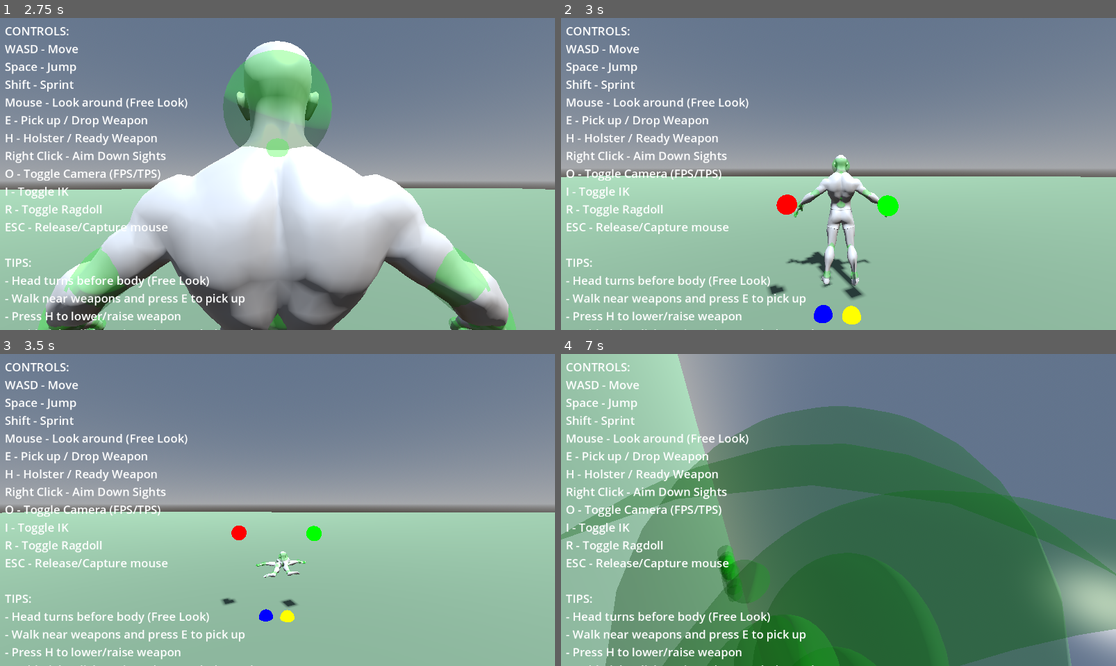
Above: before the commit, frames 1-4 (two rows, left to right).
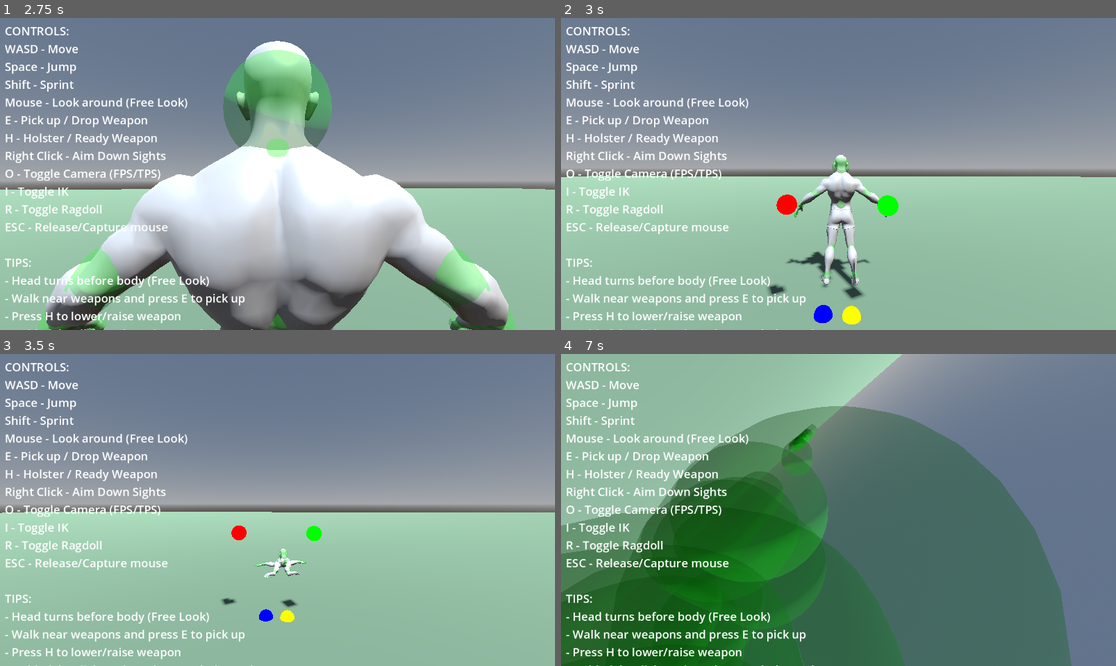
Above: after the commit, the same moments.

Repository: lmf-git/fpsikanimragdoll
Game: Godot game, scene res://world.tscn
Two runs of this game, one before a commit and one after it. Both use one fixed random seed, a clock stepped at 60 frames per second and the inputs below.
Inputs (mouse positions are in pixels of both pictures, inside the frame that each line leads up to):
- Up to frame 1 (2.75 s): tap Enter at 0.5 s; move the mouse to (305, 174) at 0.52 s; hold Shift (sprint) 0.53-1.28 s; hold W (move_forward) from 0.53 s (still down); click (305, 174) at 0.67 s; tap Space (jump) at 0.77, 1.52 s; move the mouse to (249, 174) at 1.27 s; tap O (toggle_camera) at 1.35 s; move the mouse to (288, 167) at 2.02 s; hold I (toggle_ik) from 2.03 s (still down)
- Up to frame 2 (3 s): keep holding W (move_forward); move the mouse to (832, 180) at 2.77 s; release I (toggle_ik) at 2.78 s; tap R (toggle_ragdoll) at 2.85 s; click (832, 180) at 2.92 s
- Up to frame 3 (3.5 s): keep holding W (move_forward); tap Space (jump) at 3.02 s
- Up to frame 4 (7 s): move the mouse to (877, 513) at 3.52 s; tap E at 3.6 s; tap Space (jump) at 3.77, 4.52, 5.75, 6.02, 6.77 s; move the mouse to (794, 506) at 4.27 s; tap H at 4.35 s; move the mouse to (844, 510) at 5.02 s; hold Shift (sprint) 5.03-5.78 s; click (844, 510) at 5.17 s; move the mouse to (816, 503) at 5.77 s; release W (move_forward) at 5.78 s; hold D (move_right) 5.78-6.53 s; tap O (toggle_camera) at 5.85 s; move the mouse to (866, 510) at 6.52 s; hold W (move_forward) from 6.53 s (still down); hold I (toggle_ik) from 6.53 s (still down)

Frame 1 is identical in both runs. In frame 2, less than 0.1% of the frame differs, in the area x 47-56%, y 44-86%; in frame 3, 0.2%; in frame 4, 60%, in the area x 0-100%, y 0-100%.

Commit message:
Redesign weapon positioning and tighten ragdoll constraints
Major changes:
- Weapon positioning now hand-based instead of camera-based
  - Right hand IK target positioned relative to camera
  - Weapon follows right hand bone position (not camera directly)
  - Eliminates camera → weapon → hand feedback loop

- Left hand IK only for two-handed weapons
  - Pistols: left hand uses idle animation (IK disabled)
  - Rifles: left hand IK targets foregrip (two-handed grip)

- Tightened ragdoll joint limits to prevent spinning
  - Upper legs: 3° → 0.5° swing, 0.5° → 0° twist
  - Feet/ankles: 30° → 5° swing (hinge joints)
  - Added feet and upper legs to maximum constraint enforcement
  - Added feet and upper legs to maximum damping (1.0 linear/angular)

- Fixed variable shadowing warnings
  - Renamed local variables in ragdoll attachment functions

Diff:
--- a/character_controller.gd
+++ b/character_controller.gd
@@ -389,11 +389,11 @@
 			damping = 1.0
 			bias = 1.0
 		elif bone_suffix in ["Upper_Leg", "L_Upper_Leg", "R_Upper_Leg"]:
-			# Upper legs - very restricted hip
-			swing_limit = deg_to_rad(3)
-			twist_limit = deg_to_rad(0.5)
-			damping = 0.98
-			bias = 0.98
+			# Upper legs - EXTREMELY restricted hip to prevent body spinning
+			swing_limit = deg_to_rad(0.5)  # Almost locked
+			twist_limit = deg_to_rad(0)    # No twist at all
+			damping = 1.0
+			bias = 1.0
 		elif bone_suffix in ["Lower_Leg", "L_Lower_Leg", "R_Lower_Leg"]:
 			# HINGE: Lower legs (knees) - one direction only
 			# For hinge joints, only swing matters
@@ -402,11 +402,11 @@
 			damping = 0.95
 			bias = 0.95
 		elif bone_suffix in ["Foot", "L_Foot", "R_Foot"]:
-			# HINGE: Feet/ankles - only bend up/down realistically
-			swing_limit = deg_to_rad(30)  # Can flex up and down
-			twist_limit = deg_to_rad(0)   # No twist on hinge
-			damping = 0.95
-			bias = 0.95
+			# HINGE: Feet/ankles - VERY tight to prevent body rotation
+			swing_limit = deg_to_rad(5)  # Minimal flex only
+			twist_limit = deg_to_rad(0)  # No twist on hinge
+			damping = 1.0
+			bias = 1.0
 		elif bone_suffix in ["Toes", "L_Toes", "R_Toes"]:
 			# Toes - almost locked
 			swing_limit = deg_to_rad(1)
@@ -450,8 +450,8 @@
 			physical_bone.set("joint_constraints/twist_span", twist_limit)
 
 		# EXTREMELY stiff joints - nearly rigid skeleton
-		# For torso and upper body bones, apply maximum constraint enforcement
-		if bone_suffix in ["Hips", "Spine", "Chest", "Upper_Chest", "Neck", "Head", "Shoulder", "L_Shoulder", "R_Shoulder", "Upper_Arm", "L_Upper_Arm", "R_Upper_Arm"]:
+		# For torso, upper body, and leg bones, apply maximum constraint enforcement
+		if bone_suffix in ["Hips", "Spine", "Chest", "Upper_Chest", "Neck", "Head", "Shoulder", "L_Shoulder", "R_Shoulder", "Upper_Arm", "L_Upper_Arm", "R_Upper_Arm", "Upper_Leg", "L_Upper_Leg", "R_Upper_Leg", "Foot", "L_Foot", "R_Foot"]:
 			# Maximum constraint enforcement - absolutely no give
 			physical_bone.set("joint_constraints/bias", 1.0)
 			physical_bone.set("joint_constraints/damping", 1.0)
@@ -471,8 +471,8 @@
 		physical_bone.friction = 1.0  # Maximum friction
 		physical_bone.bounce = 0.0
 
-		# Apply extreme damping for upper body to prevent any rotation
-		if bone_suffix in ["Hips", "Spine", "Chest", "Upper_Chest", "Neck", "Head", "Shoulder", "L_Shoulder", "R_Shoulder", "Upper_Arm", "L_Upper_Arm", "R_Upper_Arm"]:
+		# Apply extreme damping for upper body and legs to prevent any rotation
+		if bone_suffix in ["Hips", "Spine", "Chest", "Upper_Chest", "Neck", "Head", "Shoulder", "L_Shoulder", "R_Shoulder", "Upper_Arm", "L_Upper_Arm", "R_Upper_Arm", "Upper_Leg", "L_Upper_Leg", "R_Upper_Leg", "Foot", "L_Foot", "R_Foot"]:
 			physical_bone.linear_damp = 1.0  # Maximum resistance to movement
 			physical_bone.angular_damp = 1.0  # Maximum resistance to rotation
 		else:
@@ -763,11 +763,11 @@
 		return
 
 	# Find the physical bone for the right hand
-	var right_hand_bone_name = skeleton.get_bone_name(right_hand_bone_id)
+	var hand_bone_name = skeleton.get_bone_name(right_hand_bone_id)
 	var physical_hand_bone = null
 
 	for child in skeleton.get_children():
-		if child is PhysicalBone3D and child.bone_name == right_hand_bone_name:
+		if child is PhysicalBone3D and child.bone_name == hand_bone_name:
 			physical_hand_bone = child
 			break
 
@@ -855,11 +855,11 @@
 		return
 
 	# Find the physical bone for the head
-	var head_bone_name = skeleton.get_bone_name(head_bone_id)
+	var bone_name = skeleton.get_bone_name(head_bone_id)
 	var physical_head_bone = null
 
 	for child in skeleton.get_children():
-		if child is PhysicalBone3D and child.bone_name == head_bone_name:
+		if child is PhysicalBone3D and child.bone_name == bone_name:
 			physical_head_bone = child
 			break
 
@@ -1000,95 +1000,66 @@
 		return
 
 	var ik_targets_node = get_node_or_null("IKTargets")
-
-	# Determine weapon offset based on state
+	if not ik_targets_node:
+		return
+
+	# Get camera transform for positioning IK targets
+	var active_camera = fps_camera if camera_mode == 0 else tps_camera
+	if not active_camera:
+		return
+
+	var camera_transform = active_camera.global_transform
+
+	# Check if character is moving for sway calculation
+	var is_moving = velocity.length() > 0.1
+	current_sway = _calculate_weapon_sway(get_process_delta_time(), is_moving)
+
+	# Determine IK target offset based on weapon state
 	var target_offset = ready_weapon_offset
 	match weapon_state:
 		WeaponState.SHEATHED:
 			target_offset = sheathed_weapon_offset
+			current_sway *= 0.2  # Reduce sway when sheathed
 		WeaponState.READY:
 			target_offset = ready_weapon_offset
 		WeaponState.AIMING:
 			target_offset = aim_weapon_offset
 
-	# Check if character is moving for sway calculation
-	var is_moving = velocity.length() > 0.1
-
-	if weapon_state == WeaponState.AIMING or weapon_state == WeaponState.READY:
-		# CAMERA-ALIGNED MODE: Position weapon relative to camera view
-		var active_camera = fps_camera if camera_mode == 0 else tps_camera
-		if active_camera:
-			# Calculate sway
-			current_sway = _calculate_weapon_sway(get_process_delta_time(), is_moving)
-
-			# Position weapon in front of camera with offset and sway
-			var camera_transform = active_camera.global_transform
-			var base_offset = target_offset + current_sway
-			var aim_pos = camera_transform.origin + camera_transform.basis.z * base_offset.z + camera_transform.basis.x * base_offset.x + camera_transform.basis.y * base_offset.y
-
-			# Align weapon to camera direction
-			equipped_weapon.global_transform.basis = camera_transform.basis
-			equipped_weapon.global_position = aim_pos
-
-			# Update both hand IK targets to weapon grips when in camera mode
-			if ik_targets_node:
-				# Right hand to main grip (always for all weapons)
-				if equipped_weapon.main_grip:
-					var right_hand_target = ik_targets_node.get_node_or_null("RightHandTarget")
-					if right_hand_target:
-						right_hand_target.global_position = equipped_weapon.main_grip.global_position
-
-				# Left hand positioning
-				var left_hand_target = ik_targets_node.get_node_or_null("LeftHandTarget")
-				if left_hand_target:
-					if equipped_weapon.is_two_handed and equipped_weapon.secondary_grip:
-						# Two-handed: left hand to foregrip
-						left_hand_target.global_position = equipped_weapon.secondary_grip.global_position
-					elif weapon_state == WeaponState.AIMING:
-						# Pistol aiming: left hand supports right hand (under pistol)
-						var support_offset = Vector3(-0.08, -0.08, 0)  # Slightly left, down, same depth
-						left_hand_target.global_position = equipped_weapon.main_grip.global_position + equipped_weapon.global_transform.basis * support_offset
-					else:
-						# Pistol ready: left hand at relaxed ready position
-						var ready_offset = Vector3(-0.2, -0.15, -0.1)  # Left, down, back
-						left_hand_target.global_position = equipped_weapon.global_position + equipped_weapon.global_transform.basis * ready_offset
+	# STEP 1: Position right hand IK target relative to camera
+	var right_hand_target = ik_targets_node.get_node_or_null("RightHandTarget")
+	if right_hand_target:
+		var base_offset = target_offset + current_sway
+		var target_pos = camera_transform.origin + camera_transform.basis.z * base_offset.z + camera_transform.basis.x * base_offset.x + camera_transform.basis.y * base_offset.y
+		right_hand_target.global_position = target_pos
+
+	# STEP 2: Weapon follows right hand bone (after IK has been applied)
+	var right_hand_transform = skeleton.global_transform * skeleton.get_bone_global_pose(right_hand_bone_id)
+
+	# Align weapon rotation to camera direction
+	equipped_weapon.global_transform.basis = camera_transform.basis
+
+	# Position weapon so its grip aligns with the right hand bone
+	if equipped_weapon.main_grip:
+		var grip_local_pos = equipped_weapon.main_grip.position
+		var grip_world_offset = equipped_weapon.global_transform.basis * grip_local_pos
+		equipped_weapon.global_position = right_hand_transform.origin - grip_world_offset
 	else:
-		# SHEATHED MODE: Weapon lowered at side, minimal IK
-		var right_hand_transform = skeleton.global_transform * skeleton.get_bone_global_pose(right_hand_bone_id)
-
-		# Calculate sway even when sheathed (minimal)
-		current_sway = _calculate_weapon_sway(get_process_delta_time(), is_moving) * 0.2  # Reduce sway when sheathed
-
-		# Position weapon at side with offset and minimal sway
-		if equipped_weapon.main_grip:
-			# Calculate offset from weapon origin to main grip in weapon's local space
-			var grip_local_pos = equipped_weapon.main_grip.position
-
-			# First set rotation to align with hand
-			equipped_weapon.global_transform.basis = right_hand_transform.basis
-
-			# Then position weapon so grip aligns with hand, with sway
-			var grip_world_offset = equipped_weapon.global_transform.basis * (grip_local_pos + current_sway)
-			equipped_weapon.global_position = right_hand_transform.origin - grip_world_offset
+		# Fallback: if no grip point defined, use simple offset
+		equipped_weapon.global_position = right_hand_transform.origin
+
+	# STEP 3: Update left hand IK target ONLY for two-handed weapons (rifles)
+	var left_hand_target = ik_targets_node.get_node_or_null("LeftHandTarget")
+	if left_hand_target:
+		if equipped_weapon.is_two_handed and equipped_weapon.secondary_grip:
+			# Two-handed weapon (rifle): left hand to foregrip
+			left_hand_target.global_position = equipped_weapon.secondary_grip.global_position
 		else:
-			# Fallback: if no grip point defined, use simple offset
-			var weapon_offset = Vector3(0, -0.05, 0.1) + current_sway
-			equipped_weapon.global_position = right_hand_transform.origin + right_hand_transform.basis * weapon_offset
-			equipped_weapon.global_transform.basis = right_hand_transform.basis
-
-		# Update IK targets for two-handed weapons even when sheathed
-		if ik_targets_node and equipped_weapon.is_two_handed:
-			# Right hand to main grip for two-handed weapons
-			if equipped_weapon.main_grip:
-				var right_hand_target = ik_targets_node.get_node_or_null("RightHandTarget")
-				if right_hand_target:
-					right_hand_target.global_position = equipped_weapon.main_grip.global_position
-
-			# Left hand to secondary grip (foregrip)
-			if equipped_weapon.secondary_grip:
-				var left_hand_target = ik_targets_node.get_node_or_null("LeftHandTarget")
-				if left_hand_target:
-					left_hand_target.global_position = equipped_weapon.secondary_grip.global_position
+			# Pistol: disable left hand IK by moving target to default position
+			# This allows left hand to use idle animation instead
+			var left_hand_bone_id = skeleton.find_bone("characters3d.com___L_Hand")
+			if left_hand_bone_id >= 0:
+				var left_hand_rest = skeleton.global_transform * skeleton.get_bone_rest(left_hand_bone_id).origin
+				left_hand_target.global_position = left_hand_rest
 
 func _process(_delta):
 	# Update weapon position to follow hand
